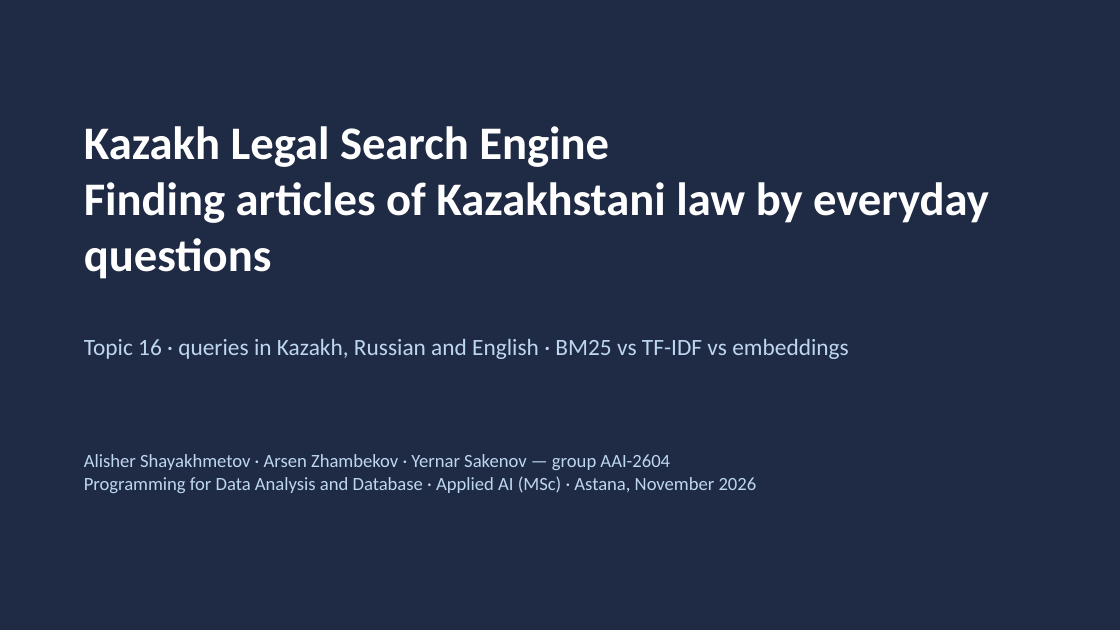
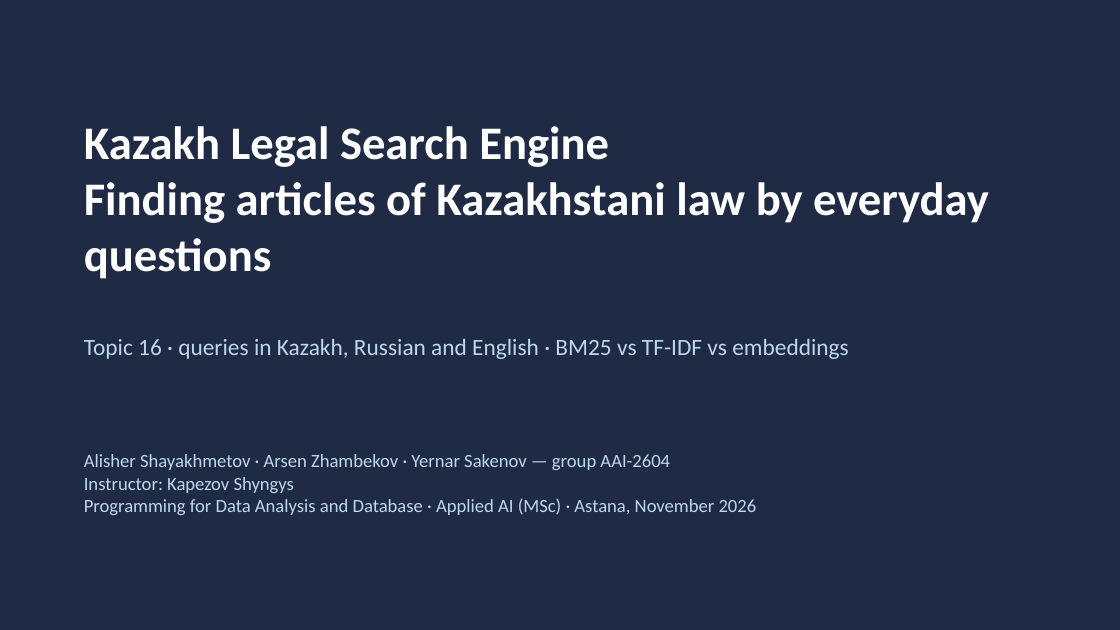
Before and after one commit to Alishershayakhmetov/legal_search, a slide deck: slide 1 of report/Presentation_Kazakh_Legal_Search_Engine.pptx. Drawn at 1120x630 pixels with LibreOffice and Linux fonts; fonts in the diff are those of the drawing. Boxes give left, top, right and bottom in pixels: in the first picture for what was removed or moved away, otherwise in the second. Text is boxed around its words. In the diff, an @@ line names an element or a change of style, - is before the commit and + after.

Commit message:
Add instructor name to the report and presentation

```diff
--- a/report/Presentation_Kazakh_Legal_Search_Engine.pptx
+++ b/report/Presentation_Kazakh_Legal_Search_Engine.pptx
@@ text at (x1=84, y1=477, x2=294, y2=493): paragraph added @@
+Instructor: Kapezov Shyngys
```
Also in this commit, not shown: 5 other files.
